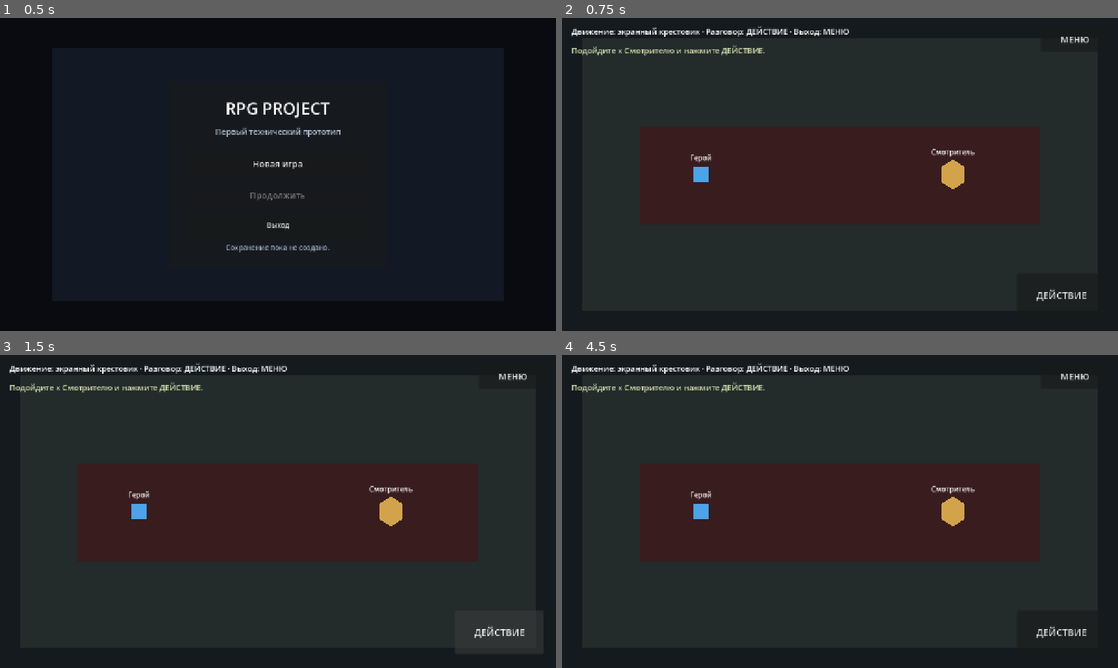
Above: before the commit, frames 1-4 (two rows, left to right).
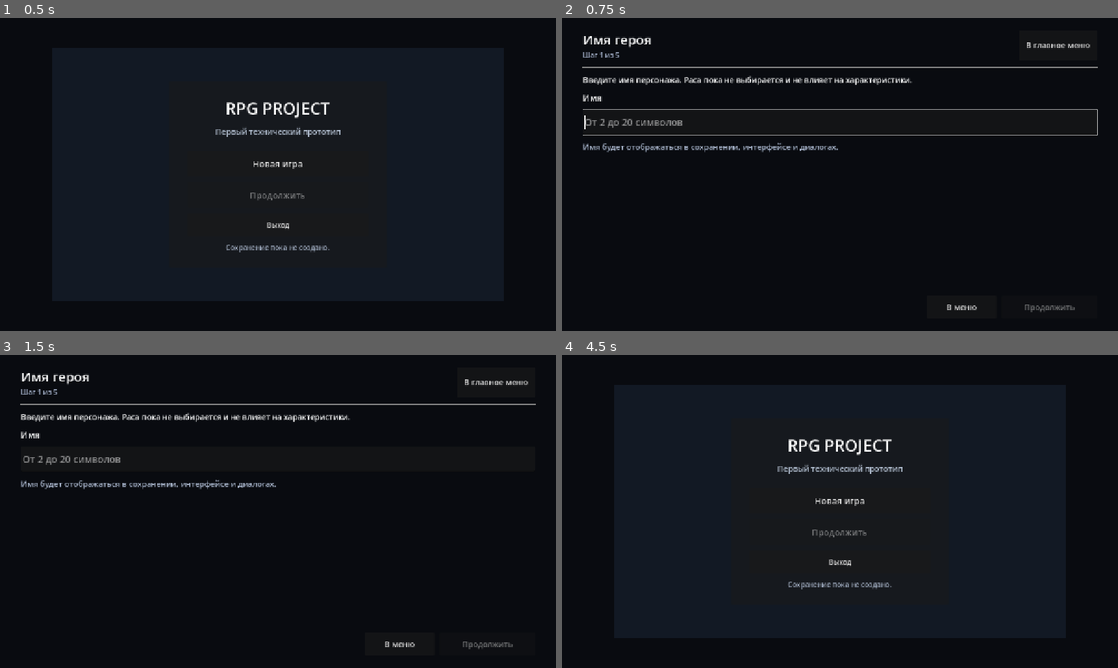
Above: after the commit, the same moments.

Repository: eretenkodaniil16-rgb/rpg-project
Game: Godot game, scene res://scenes/menus/main_menu.tscn
Same seed, same stepped clock (60 frames per second), same inputs: the game is played once before the commit and once after it.
Inputs (mouse positions are in pixels of both pictures, inside the frame that each line leads up to):
- Up to frame 1 (0.5 s): no input
- Up to frame 2 (0.75 s): click "Новая игра" at 0.5 s
- Up to frame 3 (1.5 s): click (500, 633) at 1.25 s, where only the run before the commit has a clickable "ДЕЙСТВИЕ"
- Up to frame 4 (4.5 s): click (1056, 383) at 2 s, where only the run after the commit has a clickable "В главное меню"; click "Новая игра" at 2.75 s; click (1073, 376) at 3.5 s, where only the run before the commit has a clickable "МЕНЮ"; click (840, 533) at 4.25 s, where only the run before the commit has a clickable "Продолжить"

Frame 1 is identical in both runs. In frame 2, 73% of the frame differs, in the area x 1-97%, y 2-94%; in frame 3, 75%, in the area x 1-98%, y 2-96%; in frame 4, 38%.

Commit message:
feat: route new game to character creator

Diff:
--- a/scripts/menus/main_menu.gd
+++ b/scripts/menus/main_menu.gd
@@ -1,6 +1,7 @@
 extends Control
 
 const GAME_SCENE: String = "res://scenes/game/game.tscn"
+const CHARACTER_CREATOR_SCENE: String = "res://scenes/character_creation/character_creator.tscn"
 
 @onready var continue_button: Button = $CenterContainer/MenuPanel/MarginContainer/VBoxContainer/ContinueButton
 @onready var status_label: Label = $CenterContainer/MenuPanel/MarginContainer/VBoxContainer/StatusLabel
@@ -12,9 +13,7 @@
 
 
 func _on_new_game_pressed() -> void:
-	GameState.new_game()
-	GameState.save_game()
-	get_tree().change_scene_to_file(GAME_SCENE)
+	get_tree().change_scene_to_file(CHARACTER_CREATOR_SCENE)
 
 
 func _on_continue_pressed() -> void:
